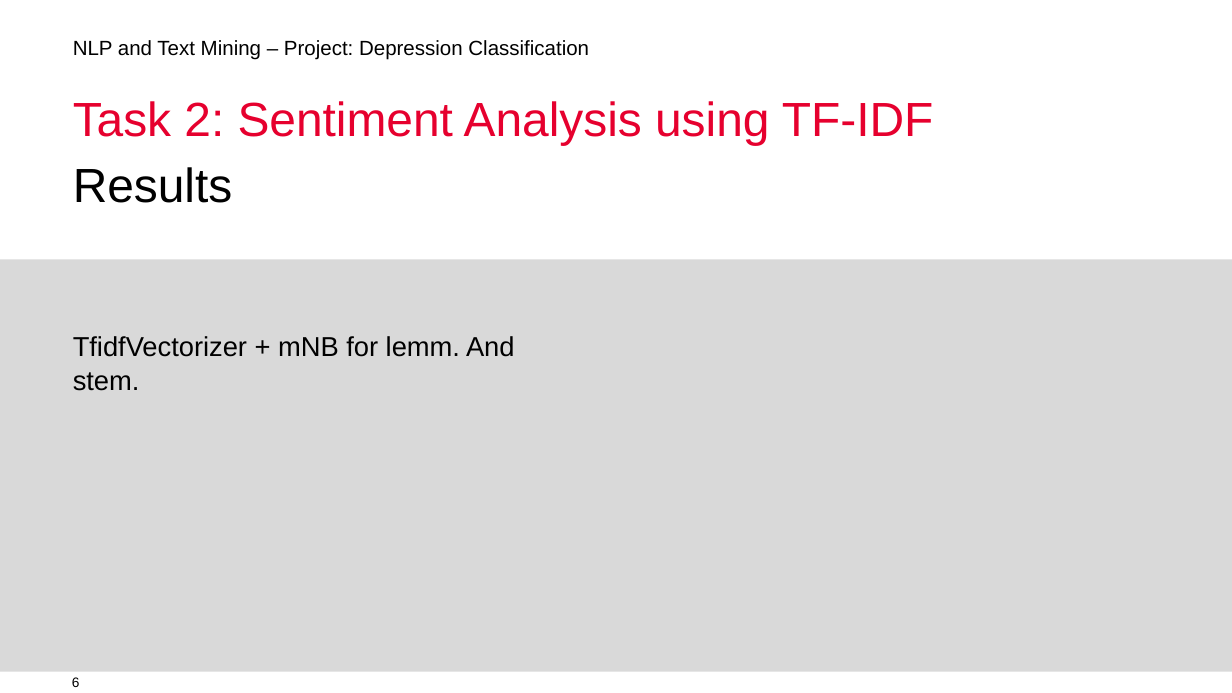
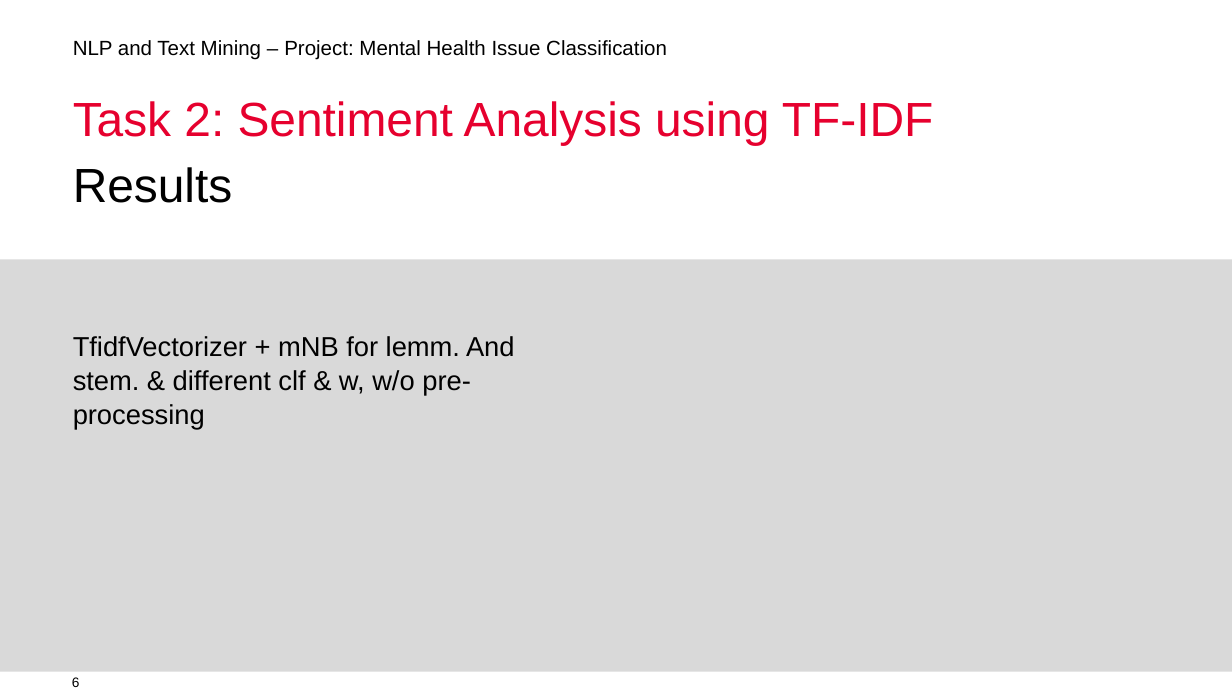
Before and after one commit to homolan13/twitter_mental_health, a slide deck: slide 6 of Presentation.pptx. Drawn at 1232x693 pixels with LibreOffice and Linux fonts; fonts in the diff are those of the drawing; background and template pictures are left out. Boxes give left, top, right and bottom in pixels: in the first picture for what was removed or moved away, otherwise in the second. Text is boxed around its words. In the diff, an @@ line names an element or a change of style, - is before the commit and + after.

```diff
--- a/Presentation.pptx
+++ b/Presentation.pptx
@@ text at bbox=[73, 40, 667, 60]: text changed @@
-NLP and Text Mining – Project: Depression Classification
+NLP and Text Mining – Project: Mental Health Issue Classification
@@ text at bbox=[73, 336, 515, 430]: text changed @@
-TfidfVectorizer + mNB for lemm. And stem.
+TfidfVectorizer + mNB for lemm. And stem. & different clf & w, w/o pre-processing
```
Also in this commit, not shown: 9 other slides changed, 1 other file.
